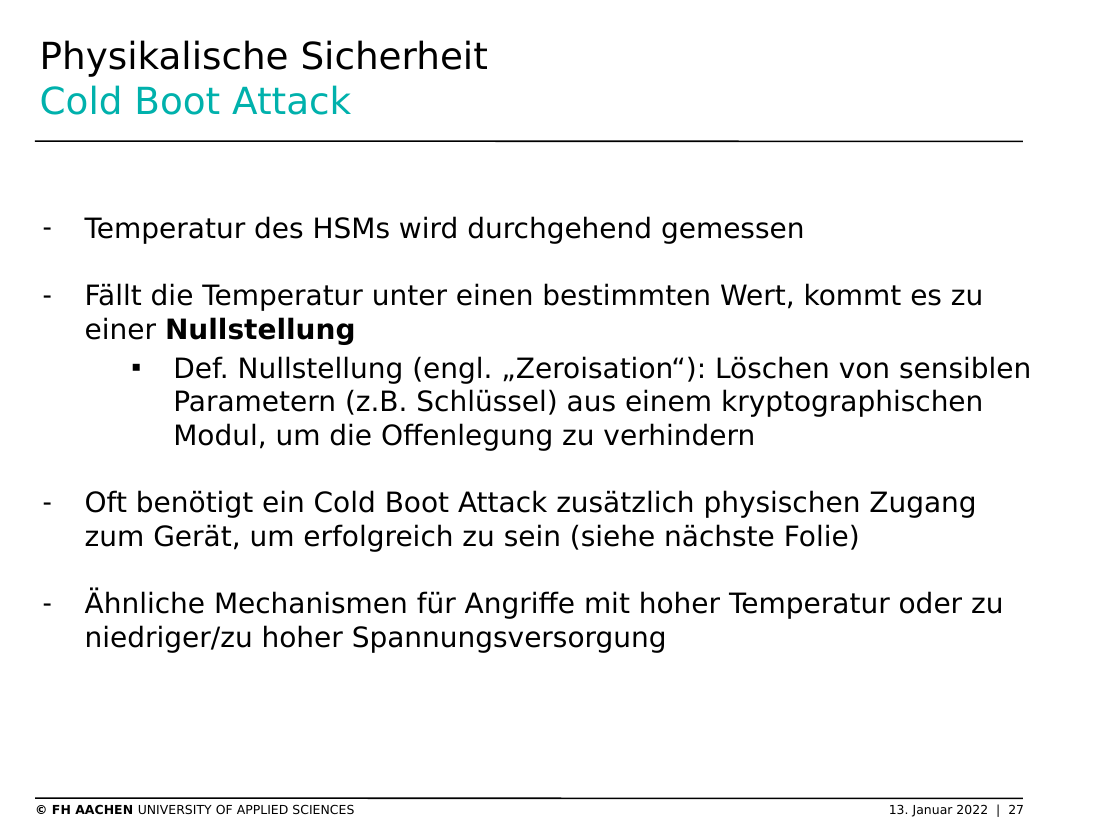
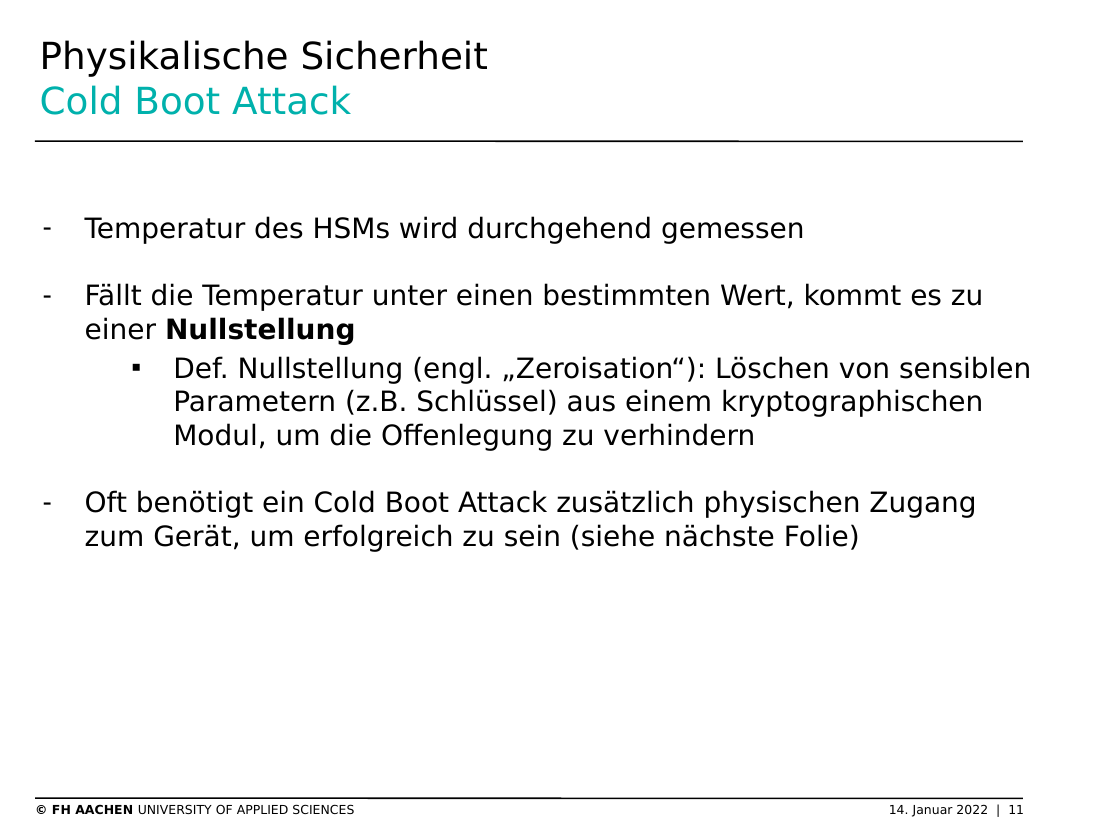
Before and after one commit to SchmickHub/Bachmann---Dahlhaus, a slide deck: slide 11 of HSM FOLIEN_neu.pptx (slide 27 before the commit). Drawn at 1120x840 pixels with LibreOffice and Linux fonts; fonts in the diff are those of the drawing; background and template pictures are left out. Boxes give left, top, right and bottom in pixels: in the first picture for what was removed or moved away, otherwise in the second. Text is boxed around its words. In the diff, an @@ line names an element or a change of style, - is before the commit and + after.

```diff
--- a/HSM FOLIEN_neu.pptx
+++ b/HSM FOLIEN_neu.pptx
@@ text at [85, 591, 1003, 653]: paragraph removed @@
-– Ähnliche Mechanismen für Angriffe mit hoher Temperatur oder zu niedriger/zu hoher Spannungsversorgung
@@ text at [52, 804, 1024, 817]: text changed @@
-© FH AACHEN UNIVERSITY OF APPLIED SCIENCES 13. Januar 2022 | 27
+© FH AACHEN UNIVERSITY OF APPLIED SCIENCES 14. Januar 2022 | 11
```
Also in this commit, not shown: 4 other slides changed, 16 slides removed, 1 other file.
